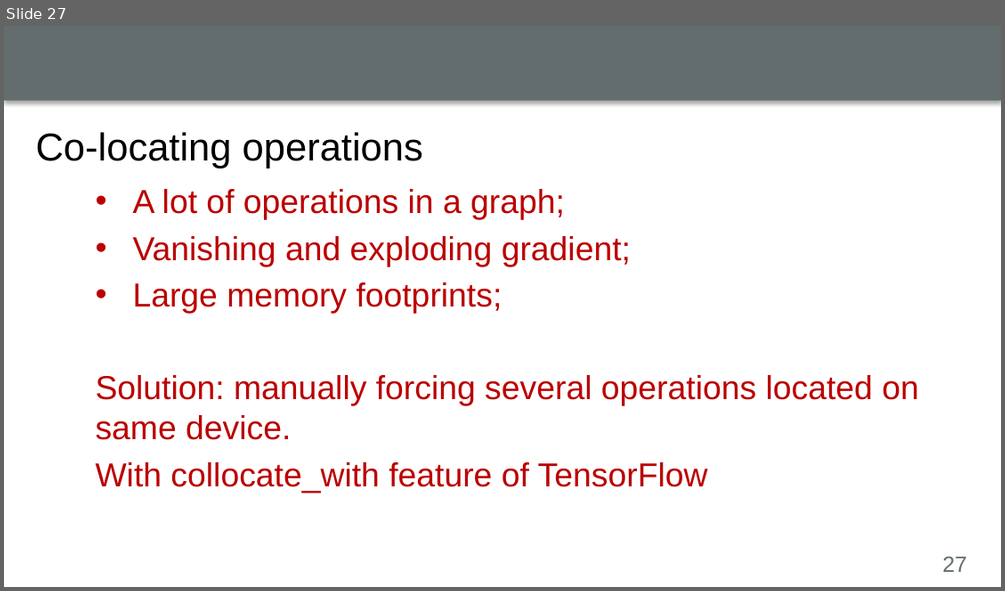
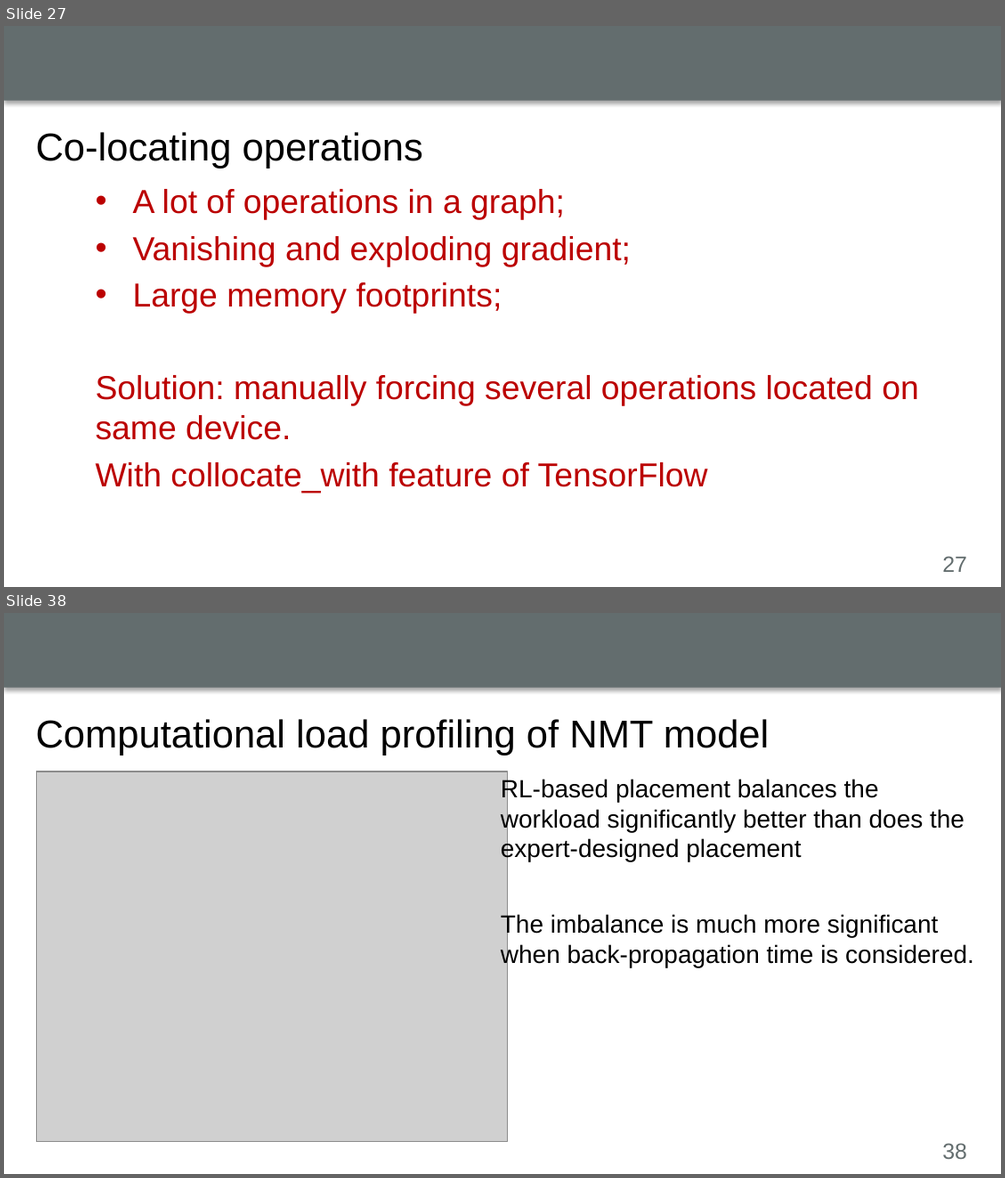
Before and after one commit to luyuliu/CSE-5194, a slide deck: presentation/presentation.pptx. Shown one above the other, each under a label of ours: slide 27 before the commit, slides 27 and 38 after it; the slides between them are not shown. The pictures are 1005x591 and 1005x1178 pixels, drawn with LibreOffice and Linux fonts; fonts in the diff are those of the drawing; grey boxes stand for pictures; background and template pictures are left out. Boxes give left, top, right and bottom in pixels: in the first picture for what was removed or moved away, otherwise in the second. Text is boxed around its words. In the diff, an @@ line names an element or a change of style, - is before the commit and + after.

```diff
--- a/presentation/presentation.pptx
+++ b/presentation/presentation.pptx
@@ slide 38 added at box(4, 613, 1001, 1174), background #FFFFFF; not listed: 2 template elements that a slide beside it also shows @@
@@ title added at box(36, 719, 769, 755), 28 pt, text #000000 @@
+Computational load profiling of NMT model
@@ picture added at box(36, 771, 508, 1142) @@
@@ text added at box(501, 778, 964, 861), 18 pt, text #000000 @@
+RL-based placement balances the workload significantly better than does the expert-designed placement
@@ text added at box(501, 913, 974, 967), 18 pt, text #000000 @@
+The imbalance is much more significant when back-propagation time is considered.
```
Also in this commit, not shown: 1 slide changed, 27 other slides added, 1 slide removed.
